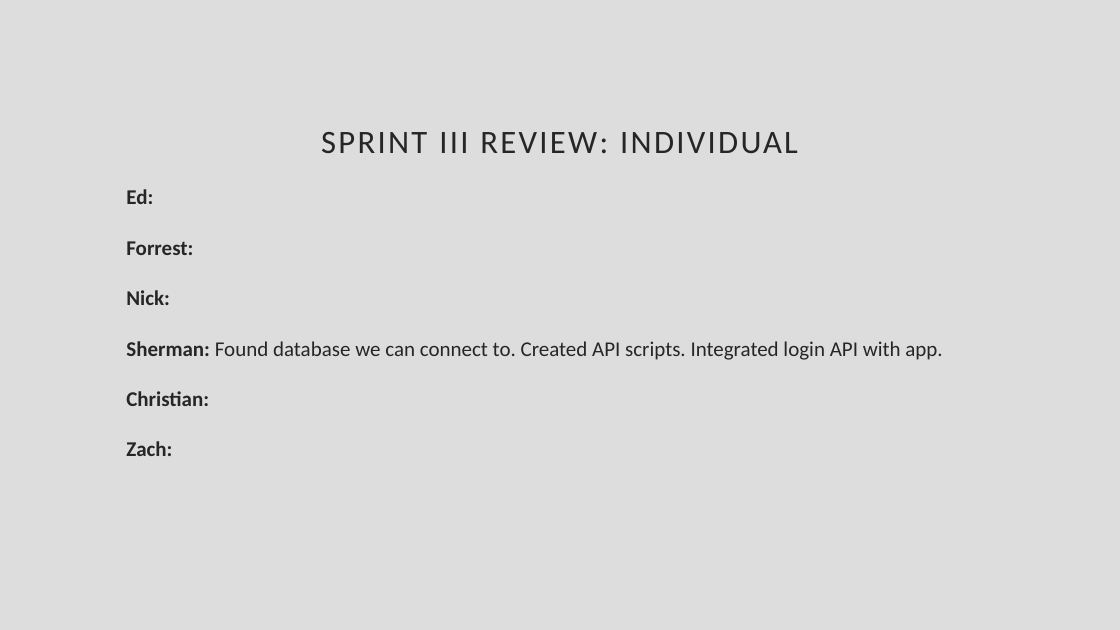
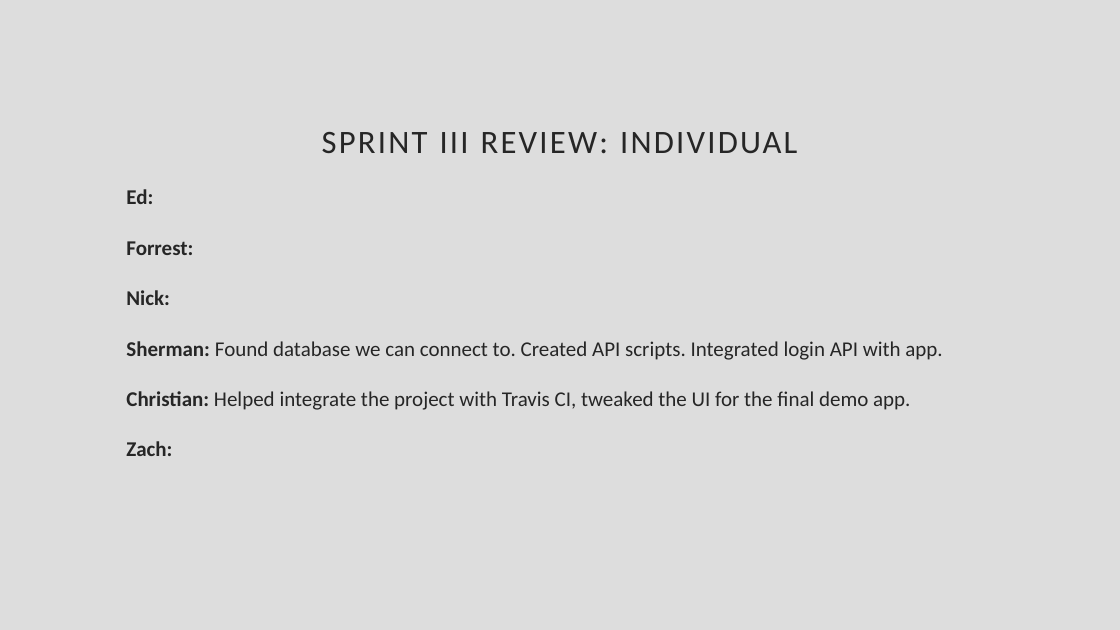
Before and after one commit to CiderCS3398/CS3398-Cider-S2017, a slide deck: slide 3 of Presentations/Sprint 3 Review.pptx. Drawn at 1120x630 pixels with LibreOffice and Linux fonts; fonts in the diff are those of the drawing. Boxes give left, top, right and bottom in pixels: in the first picture for what was removed or moved away, otherwise in the second. Text is boxed around its words. In the diff, an @@ line names an element or a change of style, - is before the commit and + after.

```diff
--- a/Presentations/Sprint 3 Review.pptx
+++ b/Presentations/Sprint 3 Review.pptx
@@ text at bbox=[126, 391, 910, 410]: text changed; bold off @@
-Christian:
+Christian: Helped integrate the project with Travis CI, tweaked the UI for the final demo app.
```
Also in this commit, not shown: 1 other slide changed.
